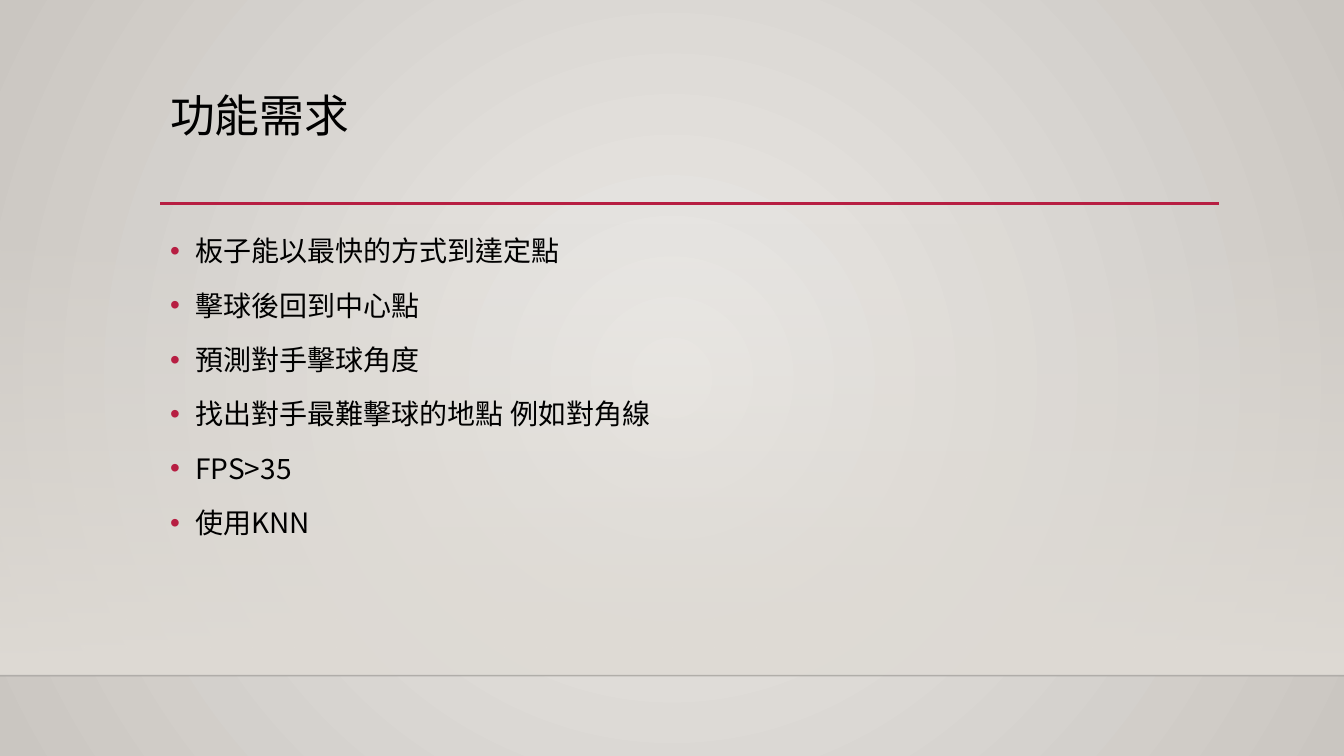
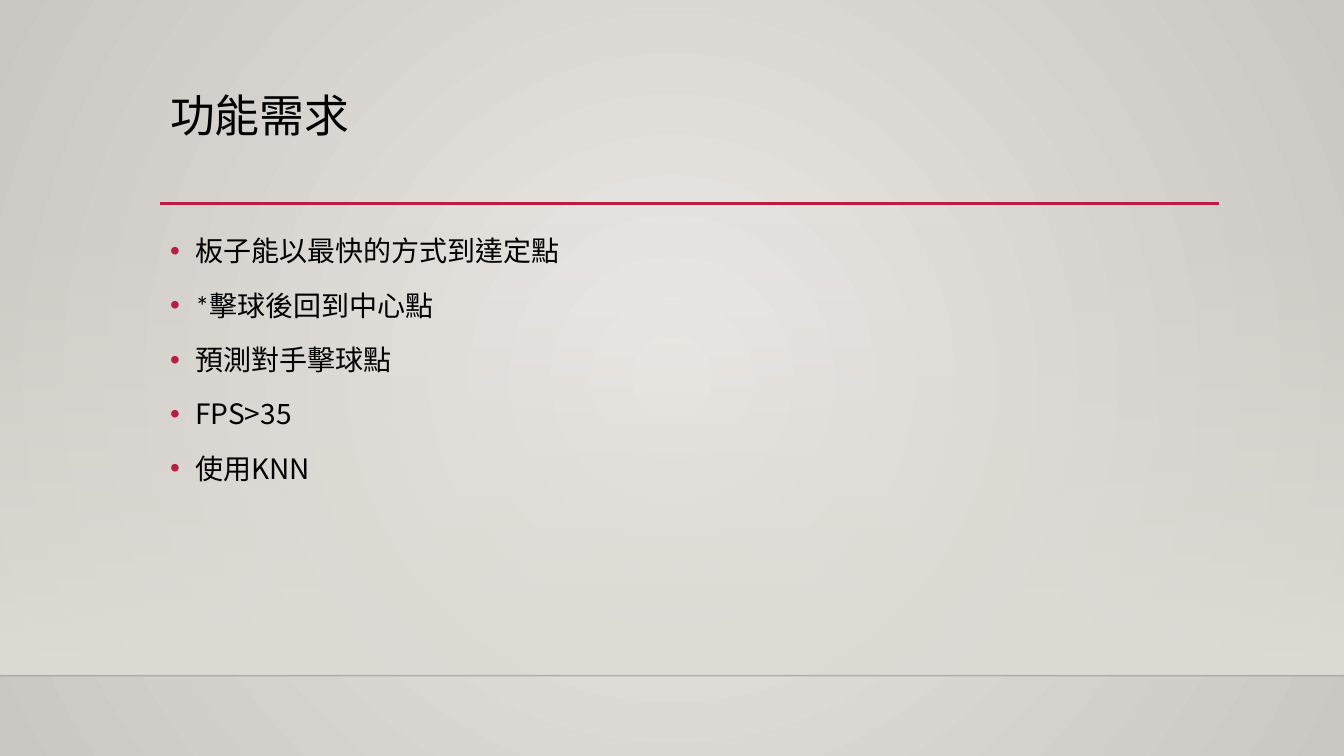
Before and after one commit to mingyang13795/Ping_Pong, a slide deck: slide 2 of 專案管理.pptx. Drawn at 1344x756 pixels with LibreOffice and Linux fonts; fonts in the diff are those of the drawing; background and template pictures are left out. Boxes give left, top, right and bottom in pixels: in the first picture for what was removed or moved away, otherwise in the second. Text is boxed around its words. In the diff, an @@ line names an element or a change of style, - is before the commit and + after.

```diff
--- a/專案管理.pptx
+++ b/專案管理.pptx
@@ text at (195,293,433,373): text changed @@
-• 擊球後回到中心點
-• 預測對手擊球角度
-• 找出對手最難擊球的地點 例如對角線
+• *擊球後回到中心點
+• 預測對手擊球點
```
Also in this commit, not shown: 5 other slides changed, 4 slides added, 1 slide removed.
